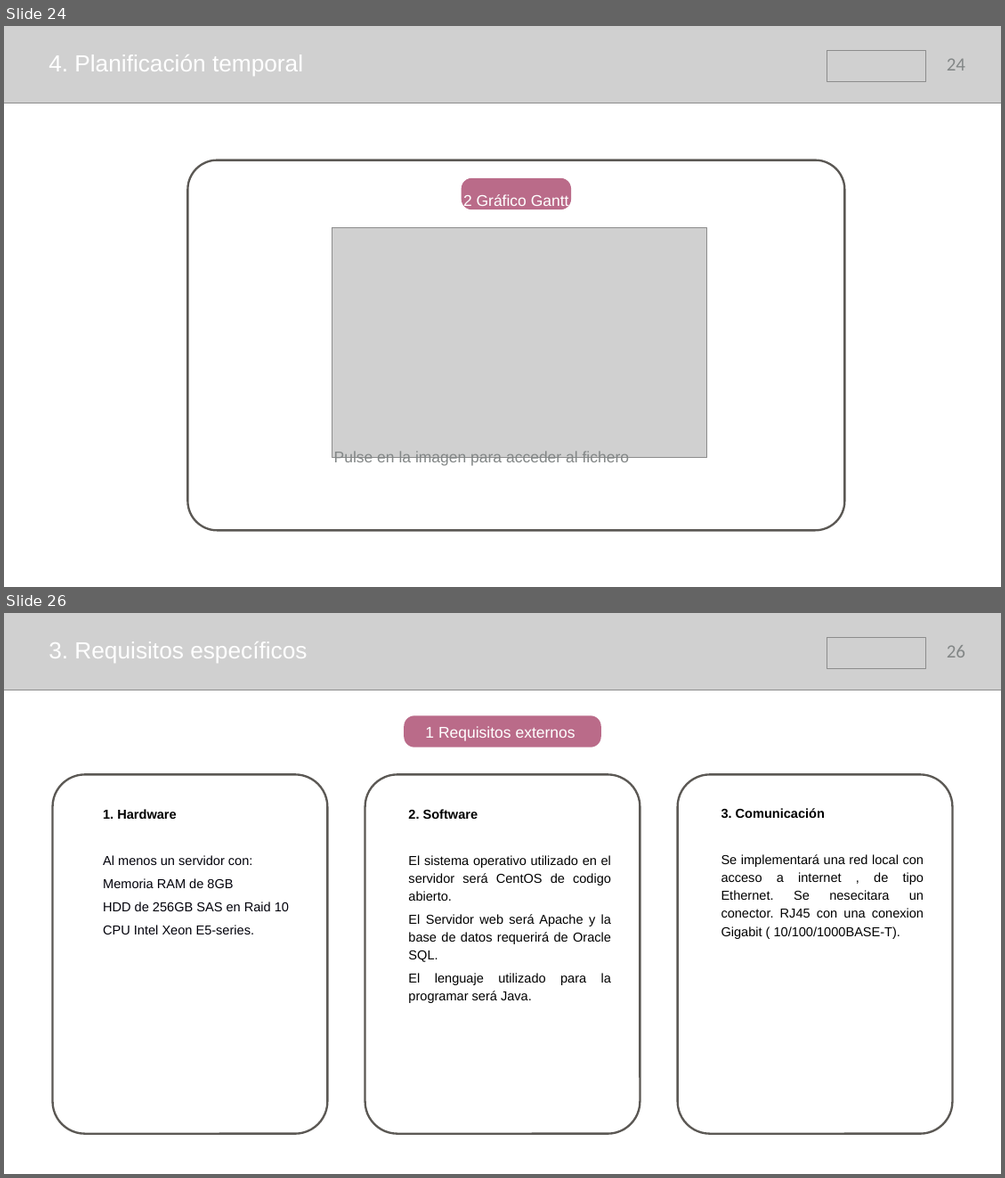
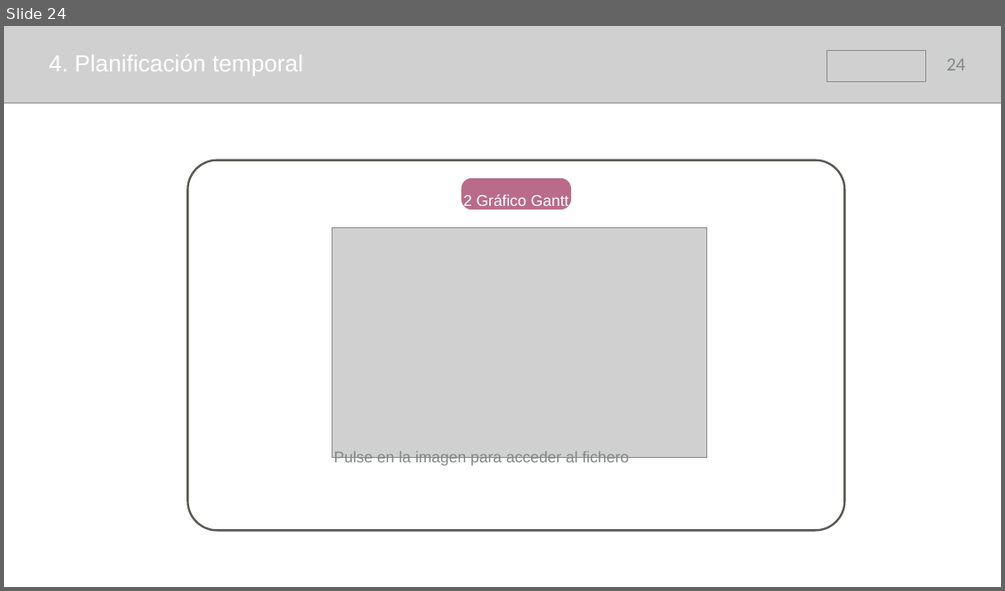
Before and after one commit to samusolo/iDoctor, a slide deck: Plan de proyecto.pptx. Shown one above the other, each under a label of ours: slides 24 and 26 before the commit, slide 24 after it; the slides between them are not shown. The pictures are 1005x1178 and 1005x591 pixels, drawn with LibreOffice and Linux fonts; fonts in the diff are those of the drawing; grey boxes stand for pictures. Boxes give left, top, right and bottom in pixels: in the first picture for what was removed or moved away, otherwise in the second. Text is boxed around its words. In the diff, an @@ line names an element or a change of style, - is before the commit and + after.

```diff
--- a/Plan de proyecto.pptx
+++ b/Plan de proyecto.pptx
@@ slide 26 removed at [4,613,1001,1174], background #FFFFFF @@
@@ picture removed at [4,613,1001,690] @@
@@ picture removed at [826,637,925,669] @@
@@ text removed at [48,641,307,663] @@
-3. Requisitos específicos
@@ page number removed at [947,645,965,657] @@
-26
@@ rounded rectangle removed at [404,715,601,747] @@
@@ text removed at [425,726,575,741] @@
-1 Requisitos externos
@@ rounded rectangle removed at [53,774,327,1134] @@
@@ rounded rectangle removed at [365,774,639,1134] @@
@@ rounded rectangle removed at [677,774,952,1134] @@
@@ text removed at [103,809,289,934] @@
-1. Hardware
-Al menos un servidor con:
-Memoria RAM de 8GB
-HDD de 256GB SAS en Raid 10
-CPU Intel Xeon E5-series.
@@ text removed at [408,809,611,1003] @@
-2. Software
-El sistema operativo utilizado en el servidor será CentOS de codigo abierto.
-El Servidor web será Apache y la base de datos requerirá de Oracle SQL.
-El lenguaje utilizado para la programar será Java.
@@ text removed at [721,808,923,939] @@
-3. Comunicación
-Se implementará una red local con acceso a internet , de tipo Ethernet. Se nesecitara un conector. RJ45 con una conexion Gigabit ( 10/100/1000BASE-T).
```
Also in this commit, not shown: 2 slides changed, 5 slides added, 10 other slides removed.
